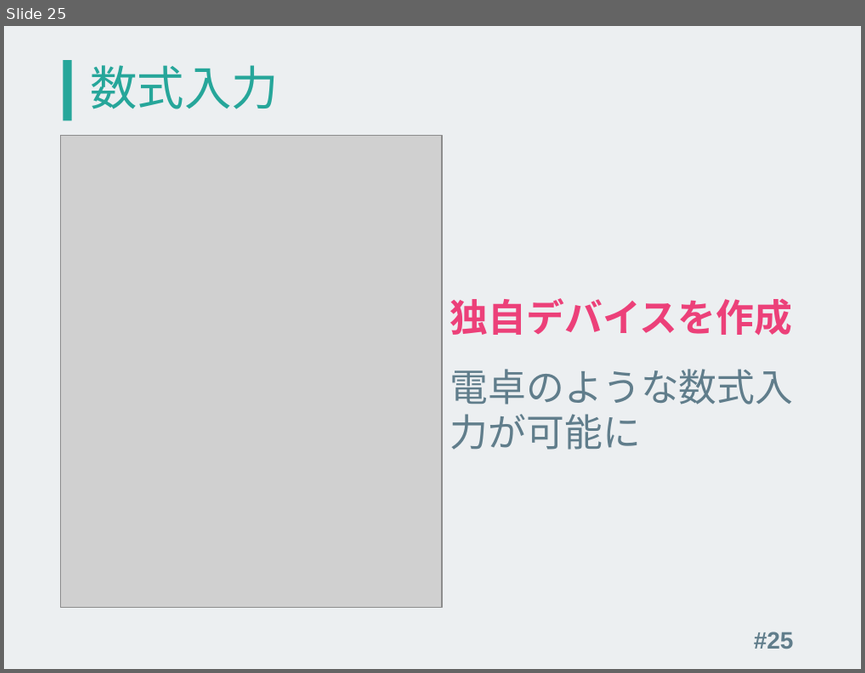
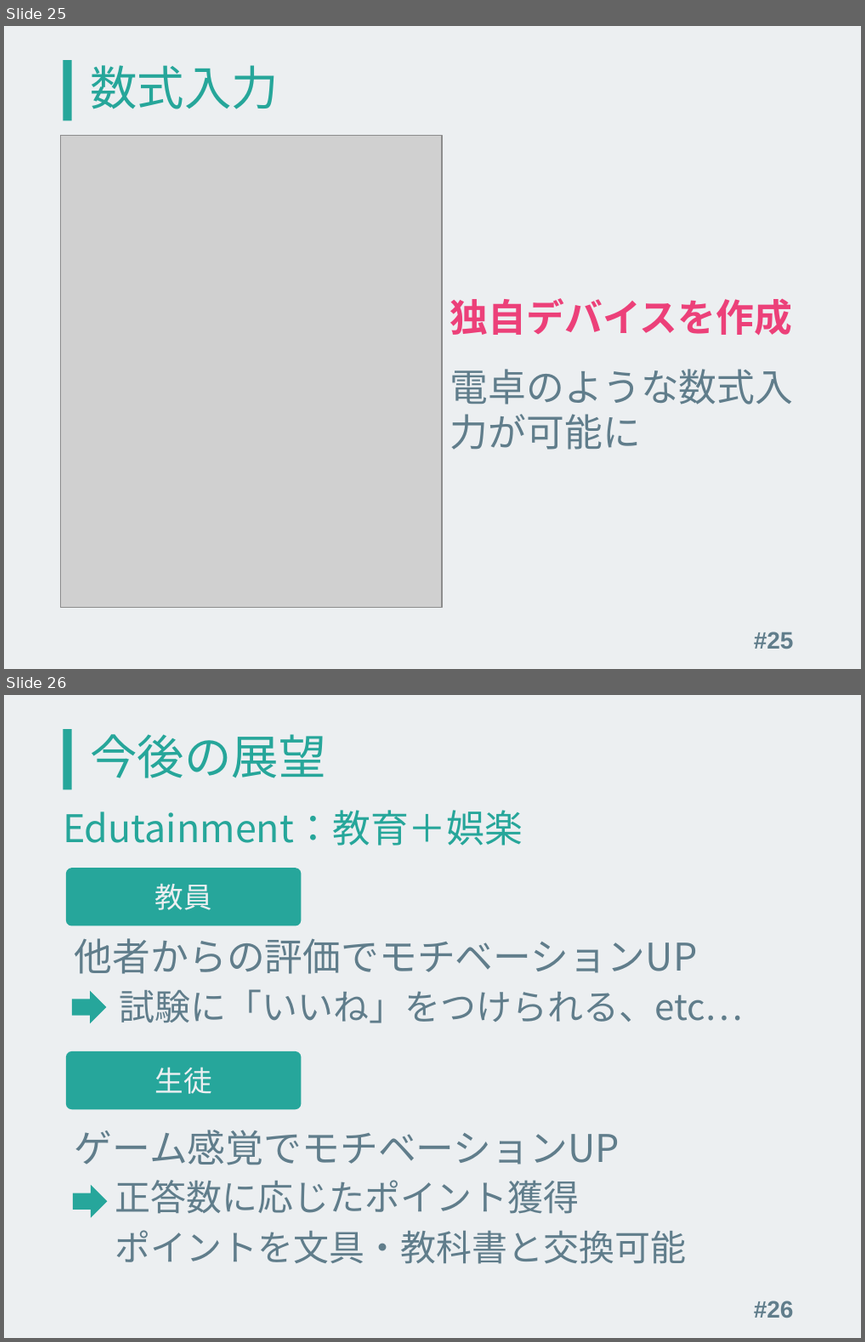
Before and after one commit to kinc-shinshu/smat-presentation, a slide deck: slide.pptx. Shown one above the other, each under a label of ours: slide 25 before the commit, slides 25 and 26 after it. The pictures are 865x673 and 865x1342 pixels, drawn with LibreOffice and Linux fonts; fonts in the diff are those of the drawing; grey boxes stand for pictures. Boxes give left, top, right and bottom in pixels: in the first picture for what was removed or moved away, otherwise in the second. Text is boxed around its words. In the diff, an @@ line names an element or a change of style, - is before the commit and + after.

```diff
--- a/slide.pptx
+++ b/slide.pptx
@@ slide 26 added at [4, 695, 861, 1338], background #ECEFF1; not listed: 1 template element that a slide beside it also shows @@
@@ title added at [91, 734, 326, 778], 39.6 pt, text #26A69A @@
+今後の展望
@@ text added at [63, 810, 522, 845], 32 pt, text #26A69A @@
+Edutainment：教育＋娯楽
@@ rounded rectangle added at [66, 868, 301, 926], fill #26A69B, 24 pt, text #ECEFF1 @@
+教員
@@ text added at [75, 938, 698, 974], 32 pt, text #607D8B @@
+他者からの評価でモチベーションUP
@@ right arrow added at [72, 991, 106, 1023], fill #26A69B @@
@@ text added at [119, 989, 743, 1023], 30 pt, text #607D8B @@
+試験に「いいね」をつけられる、etc…
@@ rounded rectangle added at [66, 1051, 301, 1110], fill #26A69B, 24 pt, text #ECEFF1 @@
+生徒
@@ text added at [75, 1129, 620, 1165], 32 pt, text #607D8B @@
+ゲーム感覚でモチベーションUP
@@ right arrow added at [73, 1185, 107, 1217], fill #26A69B @@
@@ text added at [114, 1179, 579, 1213], 30 pt, text #607D8B @@
+正答数に応じたポイント獲得
@@ text added at [114, 1230, 686, 1264], 30 pt, text #607D8B @@
+ポイントを文具・教科書と交換可能
@@ page number added at [754, 1300, 794, 1317], 20 pt, text #607D8B, bold @@
+#26
```
Also in this commit, not shown: 3 slides changed.
